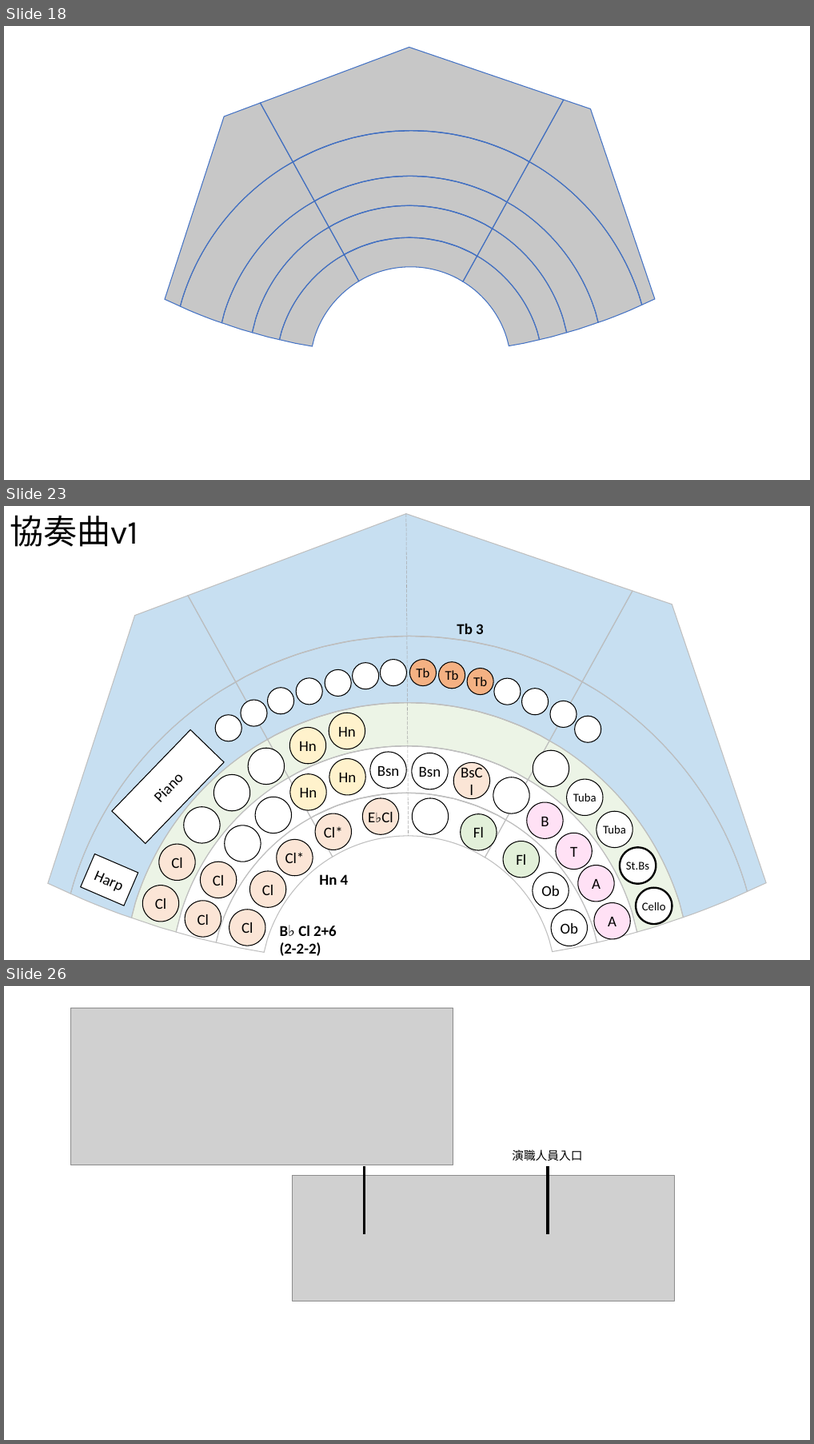
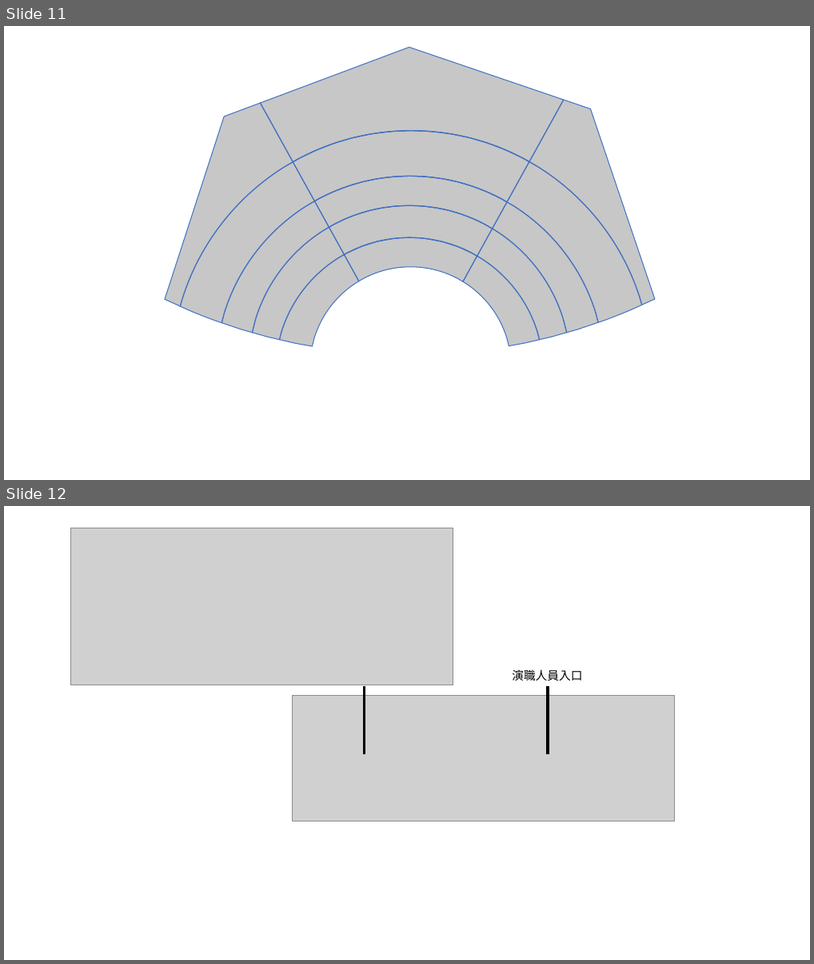
Before and after one commit to ChenHsuanTu/K19, a slide deck: doc/KAO19.pptx. Shown one above the other, each under a label of ours: slides 18, 23 and 26 before the commit, slides 11 and 12 after it; the slides between them are not shown. The pictures are 814x1444 and 814x964 pixels, drawn with LibreOffice and Linux fonts; fonts in the diff are those of the drawing; grey boxes stand for pictures; background and template pictures are left out. Boxes give left, top, right and bottom in pixels: in the first picture for what was removed or moved away, otherwise in the second. Text is boxed around its words. In the diff, an @@ line names an element or a change of style, - is before the commit and + after.

```diff
--- a/doc/KAO19.pptx
+++ b/doc/KAO19.pptx
@@ slide 23 removed at (4,506,810,960), background #FFFFFF @@
@@ text removed at (10,515,138,547) @@
-協奏曲v1
@@ line removed from (406, 514) to (409, 836) @@
@@ group removed at (215,623,602,743): 14 ellipses, 1 text @@
-Tb
-Tb
-Tb
-Tb 3
@@ group removed at (142,713,673,946): 36 ellipses @@
-E♭Cl
-Cl
-Cl
-Cl*
-Fl
-Fl
-Ob
-Ob
-Cl
-Cl
-Hn
-Bsn
-Bsn
-BsCl
-B
-T
-A
-A
-Cl
-Cl
-Hn
-Cello
-St.Bs
-Tuba
-Tuba
-Cl*
-Hn
-Hn
@@ rectangle removed at (112,729,224,844) @@
-Piano
@@ group removed at (48,514,766,952): 91 freeform shapes @@
@@ rectangle removed at (81,854,138,905) @@
-Harp
@@ text removed at (319,874,349,884) @@
-Hn 4
@@ text removed at (280,924,337,956) @@
-B♭ Cl 2+6
-(2-2-2)
@@ what was slide 18 is now slide 11 @@
@@ what was slide 26 is now slide 12 @@
```
Also in this commit, not shown: 9 slides changed, 1 slide added, 14 other slides removed, 13 other files.
